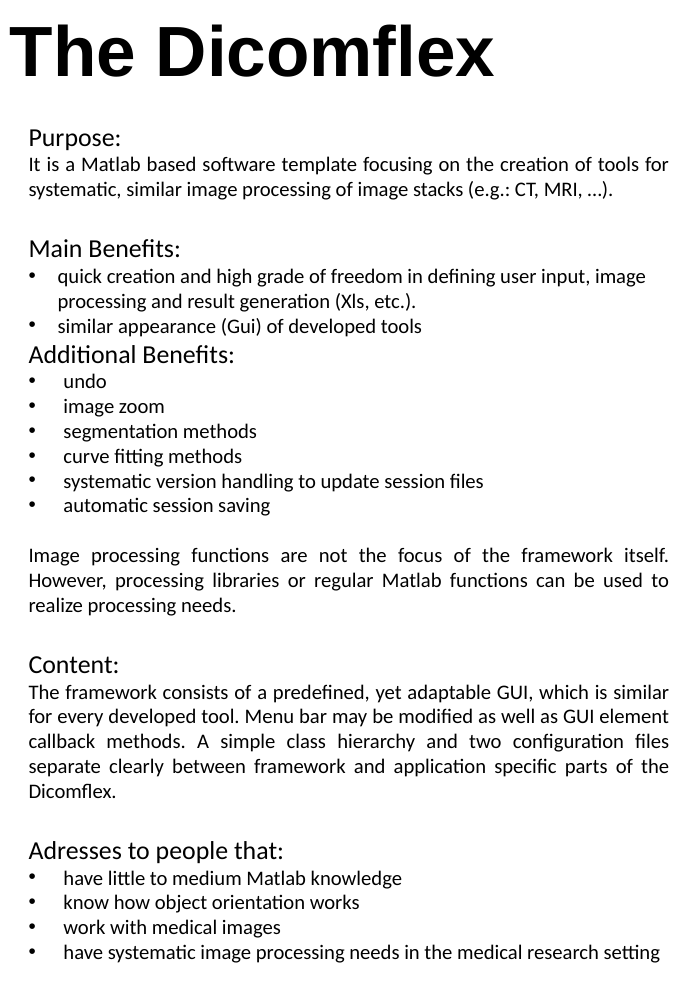
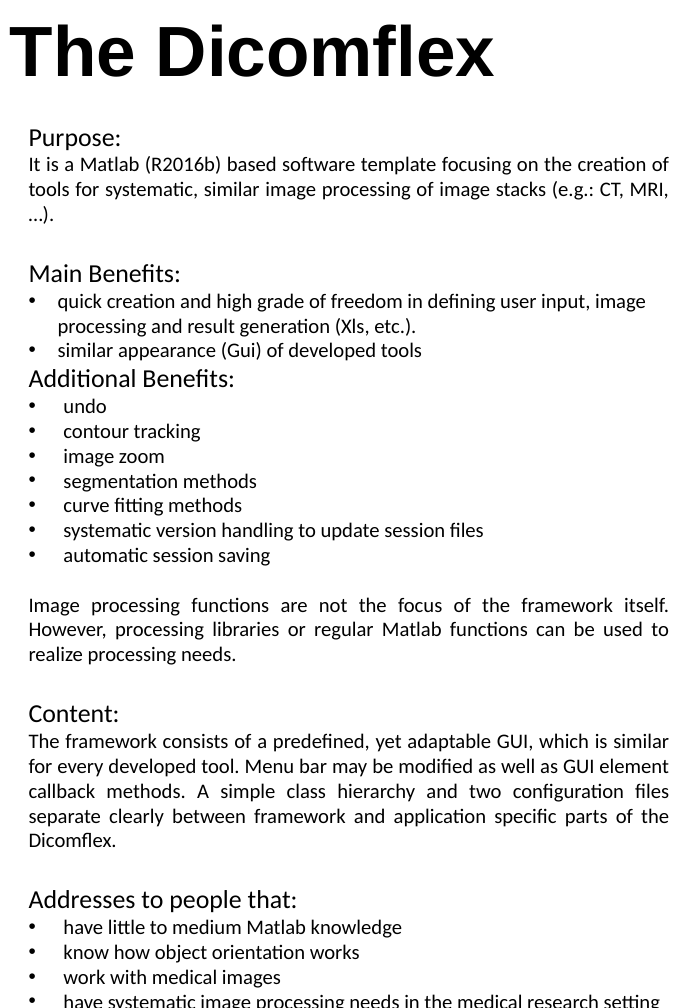
Before and after one commit to Stangeroll/Dicomflex2, a slide deck: slide 1 of Documentation/Dokumentation.pptx. Drawn at 698x1008 pixels with LibreOffice and Linux fonts; fonts in the diff are those of the drawing. Boxes give left, top, right and bottom in pixels: in the first picture for what was removed or moved away, otherwise in the second. Text is boxed around its words. In the diff, an @@ line names an element or a change of style, - is before the commit and + after.

```diff
--- a/Documentation/Dokumentation.pptx
+++ b/Documentation/Dokumentation.pptx
@@ text at [29, 156, 669, 200]: text changed @@
-It is a Matlab based software template focusing on the creation of tools for systematic, similar image processing of image stacks (e.g.: CT, MRI, …).
+It is a Matlab (R2016b) based software template focusing on the creation of tools for systematic, similar image processing of image stacks (e.g.: CT, MRI, …).
@@ text at [63, 423, 201, 442]: paragraph added @@
+• contour tracking
@@ text at [29, 890, 298, 913]: text changed @@
-Adresses to people that:
+Addresses to people that:
```
Also in this commit, not shown: 3 other slides changed, 38 other files.
